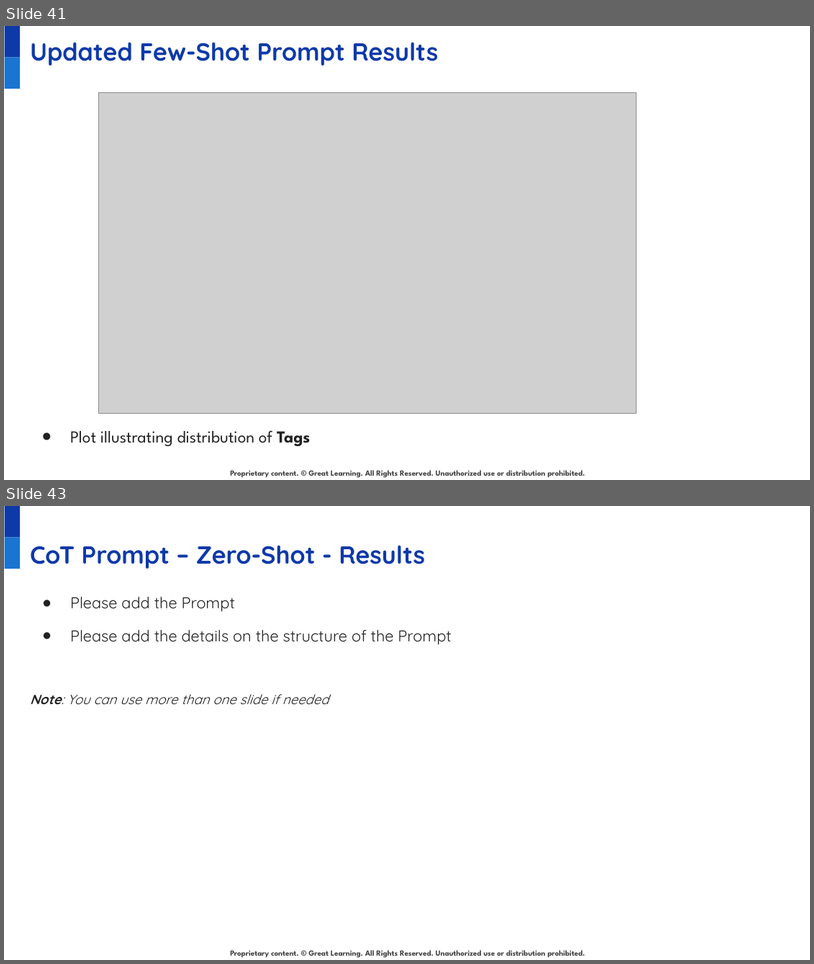
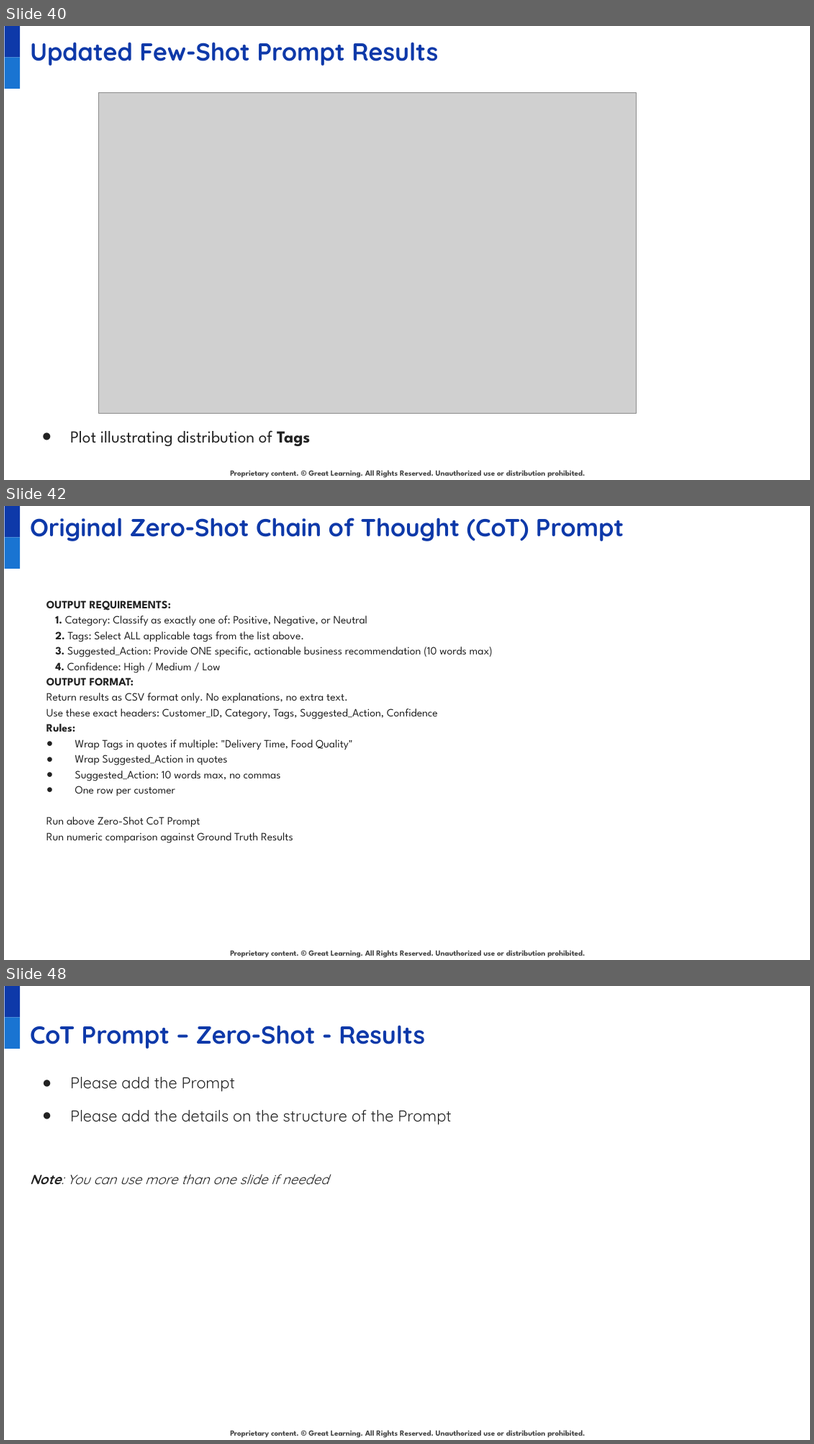
Before and after one commit to juanbucz/GreatLearning-TermProjects, a slide deck: GenAI-Powered Food Delivery Sentiment Analysis/Project Presentation - Business Applications of GenAI - John Buczkowski.pptx. Shown one above the other, each under a label of ours: slides 41 and 43 before the commit, slides 40, 42 and 48 after it; the slides between them are not shown. The pictures are 814x964 and 814x1444 pixels, drawn with LibreOffice and Linux fonts; fonts in the diff are those of the drawing; grey boxes stand for pictures; background and template pictures are left out. Boxes give left, top, right and bottom in pixels: in the first picture for what was removed or moved away, otherwise in the second. Text is boxed around its words. In the diff, an @@ line names an element or a change of style, - is before the commit and + after.

Commit message:
GenAI - Food Delivery Sentiment Analysis - Original Chain Of Thought Prompt

```diff
--- a/GenAI-Powered Food Delivery Sentiment Analysis/Project Presentation - Business Applications of GenAI - John Buczkowski.pptx
+++ b/GenAI-Powered Food Delivery Sentiment Analysis/Project Presentation - Business Applications of GenAI - John Buczkowski.pptx
@@ slide 42 added at [4, 506, 810, 960], background #FFFFFF; not listed: 3 template elements that a slide beside it also shows @@
@@ title added at [30, 518, 624, 541], 22 pt, text #0E39A9, bold @@
+Original Zero-Shot Chain of Thought (CoT) Prompt
@@ text added at [46, 600, 493, 843], 10 pt, text #222222 @@
+OUTPUT REQUIREMENTS:
+1. Category: Classify as exactly one of: Positive, Negative, or Neutral
+2. Tags: Select ALL applicable tags from the list above.
+3. Suggested_Action: Provide ONE specific, actionable business recommendation (10 words max)
+4. Confidence: High / Medium / Low
+OUTPUT FORMAT:
+Return results as CSV format only. No explanations, no extra text.
+Use these exact headers: Customer_ID, Category, Tags, Suggested_Action, Confidence
+Rules:
+● Wrap Tags in quotes if multiple: "Delivery Time, Food Quality"
+● Wrap Suggested_Action in quotes
+● Suggested_Action: 10 words max, no commas
+● One row per customer
+Run above Zero-Shot CoT Prompt
+Run numeric comparison against Ground Truth Results
@@ what was slide 41 is now slide 40 @@
@@ what was slide 43 is now slide 48 @@
```
Also in this commit, not shown: 2 slides changed, 5 other slides added, 1 slide removed, 3 other files.
